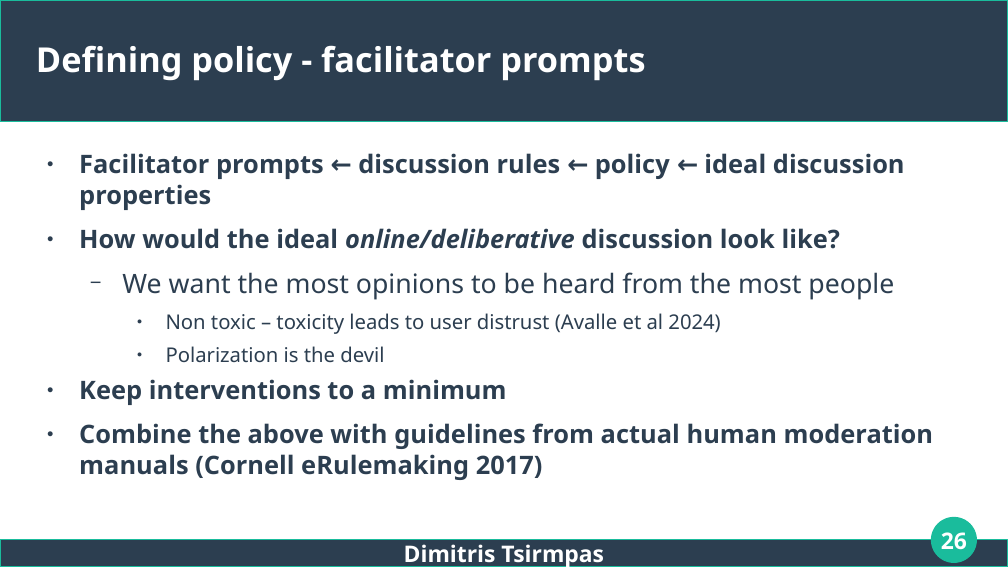
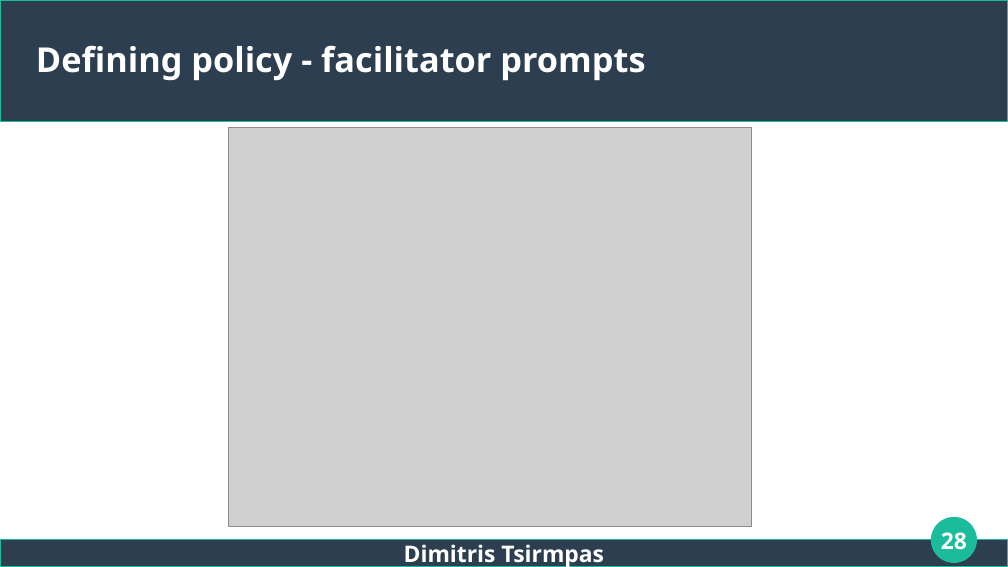
Before and after one commit to dimits-ts/llm_moderation_research, a slide deck: slide 28 of presentations/thesis.odp (slide 26 before the commit). Drawn at 1008x567 pixels with LibreOffice and Linux fonts; fonts in the diff are those of the drawing; grey boxes stand for pictures. Boxes give left, top, right and bottom in pixels: in the first picture for what was removed or moved away, otherwise in the second. Text is boxed around its words. In the diff, an @@ line names an element or a change of style, - is before the commit and + after.

```diff
--- a/presentations/thesis.odp
+++ b/presentations/thesis.odp
@@ picture added at (229, 127, 752, 527) @@
@@ text removed at (79, 153, 933, 480) @@
-● Facilitator prompts ← discussion rules ← policy ← ideal discussion properties
-● How would the ideal online/deliberative discussion look like?
-  − We want the most opinions to be heard from the most people
-    ● Non toxic – toxicity leads to user distrust (Avalle et al 2024)
-    ● Polarization is the devil
-● Keep interventions to a minimum
-● Combine the above with guidelines from actual human moderation manuals (Cornell eRulemaking 2017)
@@ page number at (941, 532, 967, 550): text changed @@
-26
+28
```
Also in this commit, not shown: 5 other slides changed, 2 slides added.
